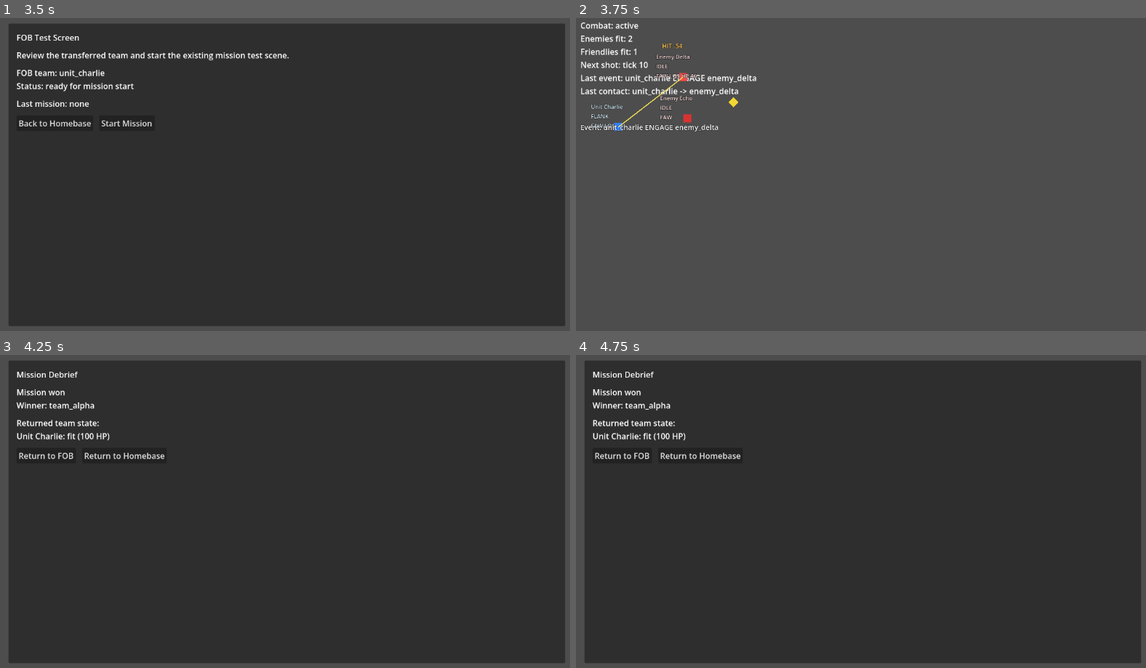
Above: before the commit, frames 1-4 (two rows, left to right).
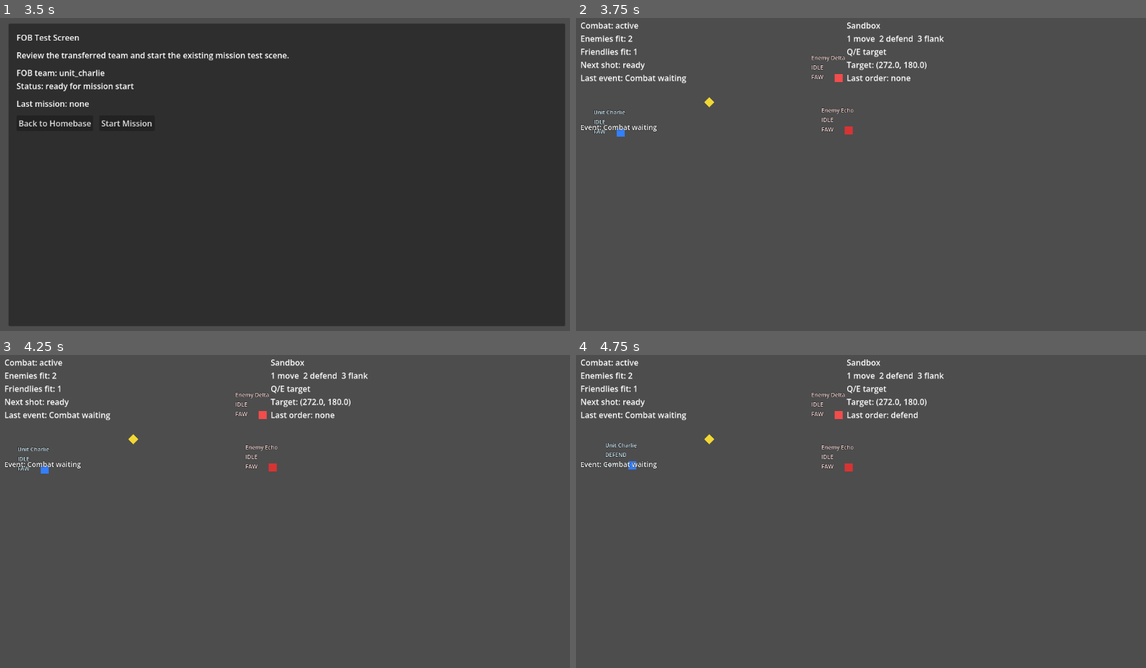
Above: after the commit, the same moments.

Repository: 0klabauta0-jpg/Sternenbuergerchen
Game: Godot game, scene res://scenes/meta/meta_layer_test.tscn
Same seed, same stepped clock (60 frames per second), same inputs: the game is played once before the commit and once after it.
Inputs:
- Up to frame 1 (3.5 s): click "Unit Alpha (unit_alpha / team…" at 0.5 s; click "Unit Bravo (unit_bravo / team…" at 1.25 s; click "Unit Charlie (unit_charlie / …" at 2 s; click "Transfer Team to FOB" at 2.75 s
- Up to frame 2 (3.75 s): click "Start Mission" at 3.5 s
- Up to frame 3 (4.25 s): no input
- Up to frame 4 (4.75 s): tap Enter at 4.25 s; tap 1 at 4.35 s; tap 2 at 4.55 s

Frame 1 is identical in both runs. In frame 2, 2.2% of the frame differs, in the area x 0-65%, y 1-38%; in frame 3, 94%, in the area x 0-100%, y 1-99%; in frame 4, 94%.

Commit message:
Add playable tactical slice test mode

Diff:
--- a/scenes/tests/mission_reactivity_test.tscn
+++ b/scenes/tests/mission_reactivity_test.tscn
@@ -10,6 +10,7 @@
 [ext_resource type="Script" path="res://scripts/tests/mission_test_setup.gd" id="8_setup"]
 [ext_resource type="Script" path="res://scripts/tests/mission_command_flow_driver.gd" id="9_flow"]
 [ext_resource type="Script" path="res://scripts/tests/mission_combat_loop_driver.gd" id="10_combat"]
+[ext_resource type="Script" path="res://scripts/tests/mission_tactical_sandbox_controller.gd" id="11_sandbox"]
 
 [node name="MissionReactivityTest" type="Node2D"]
 
@@ -19,6 +20,13 @@
 offset_right = 520.0
 offset_bottom = 212.0
 text = "Combat: waiting"
+
+[node name="SandboxLabel" type="Label" parent="."]
+offset_left = 544.0
+offset_top = 16.0
+offset_right = 840.0
+offset_bottom = 132.0
+text = "Sandbox"
 
 [node name="SimulationRoot" type="Node" parent="."]
 script = ExtResource("1_simulation")
@@ -40,7 +48,7 @@
 script = ExtResource("6_leader")
 
 [node name="TargetMarker" type="Marker2D" parent="."]
-position = Vector2(320, 180)
+position = Vector2(272, 180)
 
 [node name="TargetVisual" type="Polygon2D" parent="TargetMarker"]
 color = Color(0.95, 0.85, 0.2, 1)
@@ -48,7 +56,7 @@
 
 [node name="UnitAlpha" type="Node2D" parent="."]
 script = ExtResource("7_unit")
-position = Vector2(72, 120)
+position = Vector2(96, 120)
 unit_id = "unit_alpha"
 display_name = "Unit Alpha"
 team_id = "team_alpha"
@@ -59,7 +67,7 @@
 
 [node name="UnitBravo" type="Node2D" parent="."]
 script = ExtResource("7_unit")
-position = Vector2(72, 180)
+position = Vector2(96, 180)
 unit_id = "unit_bravo"
 display_name = "Unit Bravo"
 team_id = "team_alpha"
@@ -70,7 +78,7 @@
 
 [node name="UnitCharlie" type="Node2D" parent="."]
 script = ExtResource("7_unit")
-position = Vector2(72, 240)
+position = Vector2(96, 240)
 unit_id = "unit_charlie"
 display_name = "Unit Charlie"
 team_id = "team_alpha"
@@ -81,7 +89,7 @@
 
 [node name="EnemyDelta" type="Node2D" parent="."]
 script = ExtResource("7_unit")
-position = Vector2(220, 130)
+position = Vector2(528, 132)
 unit_id = "enemy_delta"
 display_name = "Enemy Delta"
 team_id = "team_bravo"
@@ -92,7 +100,7 @@
 
 [node name="EnemyEcho" type="Node2D" parent="."]
 script = ExtResource("7_unit")
-position = Vector2(228, 212)
+position = Vector2(548, 236)
 unit_id = "enemy_echo"
 display_name = "Enemy Echo"
 team_id = "team_bravo"
@@ -110,6 +118,7 @@
 
 [node name="DefendFlowDriver" type="Node" parent="."]
 script = ExtResource("9_flow")
+auto_run_on_ready = false
 commander_command_type = "defend"
 runtime_leader_path = NodePath("../RuntimeLeader")
 event_router_path = NodePath("../EventRouter")
@@ -119,6 +128,7 @@
 
 [node name="MoveFlowDriver" type="Node" parent="."]
 script = ExtResource("9_flow")
+auto_run_on_ready = false
 commander_command_type = "move"
 unit_id = "unit_bravo"
 runtime_leader_path = NodePath("../RuntimeLeader")
@@ -129,6 +139,7 @@
 
 [node name="FlankFlowDriver" type="Node" parent="."]
 script = ExtResource("9_flow")
+auto_run_on_ready = false
 commander_command_type = "flank"
 unit_id = "unit_charlie"
 runtime_leader_path = NodePath("../RuntimeLeader")
@@ -137,9 +148,19 @@
 unit_registry_path = NodePath("../UnitRegistry")
 target_marker_path = NodePath("../TargetMarker")
 
+[node name="SandboxController" type="Node" parent="."]
+script = ExtResource("11_sandbox")
+sandbox_label_path = NodePath("../SandboxLabel")
+target_marker_path = NodePath("../TargetMarker")
+flow_driver_paths = Array[NodePath]([NodePath("../DefendFlowDriver"), NodePath("../MoveFlowDriver"), NodePath("../FlankFlowDriver")])
+target_positions = Array[Vector2]([Vector2(272, 180), Vector2(404, 144), Vector2(428, 248)])
+
 [node name="CombatLoopDriver" type="Node" parent="."]
 script = ExtResource("10_combat")
-contact_range = 220.0
+contact_range = 170.0
+damage_per_hit = 28
+base_hit_chance = 0.4
+ticks_between_attacks = 32
 simulation_root_path = NodePath("../SimulationRoot")
 status_label_path = NodePath("../StatusLabel")
 friendly_unit_paths = Array[NodePath]([NodePath("../UnitAlpha"), NodePath("../UnitBravo"), NodePath("../UnitCharlie")])
--- a/scripts/core/simulation_root.gd
+++ b/scripts/core/simulation_root.gd
@@ -200,6 +200,9 @@
 
 	if not (unit is Node2D):
 		push_warning("SimulationRoot move command expects a Node2D-compatible unit.")
+		return
+
+	if not _is_current_move_command(unit, cmd):
 		return
 
 	if unit.has_method("set_target_position"):
@@ -321,6 +324,25 @@
 	return _resolve_unit(attacker_unit_id)
 
 
+func _is_current_move_command(unit, cmd: Dictionary) -> bool:
+	if unit == null or not unit.has_method("get_current_unit_command"):
+		return true
+
+	var current_command = unit.call("get_current_unit_command")
+	if current_command == null or not current_command.has_method("get"):
+		return true
+
+	if String(current_command.get("command_type")) != "move_to_position":
+		return false
+
+	var current_target_position: Variant = current_command.get("target_position")
+	var queued_target_position: Variant = cmd.get("target_position", null)
+	if typeof(current_target_position) == TYPE_VECTOR2 and typeof(queued_target_position) == TYPE_VECTOR2:
+		return current_target_position.distance_to(queued_target_position) <= 0.01
+
+	return true
+
+
 func _extract_unit_cover_score(unit) -> float:
 	if unit == null or not unit.has_method("get_cover_score"):
 		return 0.0
--- a/scripts/tests/mission_command_flow_driver.gd
+++ b/scripts/tests/mission_command_flow_driver.gd
@@ -35,28 +35,48 @@
 		run_flow()
 
 
-func run_flow() -> void:
+func run_flow() -> bool:
 	if _has_run_flow:
-		return
+		return false
+
+	var did_issue: bool = issue_command()
+	if did_issue:
+		_has_run_flow = true
+
+	return did_issue
+
+
+func issue_command(command_type_override: String = "", target_position_override = null) -> bool:
+	var resolved_command_type: String = commander_command_type
+	if not command_type_override.is_empty():
+		resolved_command_type = command_type_override
 
 	var runtime_leader = get_node_or_null(runtime_leader_path)
 	var target_marker = get_node_or_null(target_marker_path)
-	if runtime_leader == null or not (target_marker is Node2D):
-		push_warning("MissionCommandFlowDriver requires a RuntimeLeader and a Node2D target marker.")
-		return
+	if runtime_leader == null:
+		push_warning("MissionCommandFlowDriver requires a direct RuntimeLeader reference.")
+		return false
+
+	var resolved_target_position = target_position_override
+	if resolved_target_position == null:
+		if not (target_marker is Node2D):
+			push_warning("MissionCommandFlowDriver requires a Node2D target marker when no target override is provided.")
+			return false
+
+		resolved_target_position = target_marker.position
 
 	var command = COMMANDER_COMMAND_SCRIPT.new()
-	command.command_type = commander_command_type
+	command.command_type = resolved_command_type
 	command.priority = 10
 	command.unit_id = unit_id
 	command.team_id = team_id
-	command.target_position = target_marker.position
+	command.target_position = resolved_target_position
 	if not bool(command.call("is_valid")):
 		push_warning("MissionCommandFlowDriver could not build a valid CommanderCommand.")
-		return
+		return false
 
-	_has_run_flow = true
 	runtime_leader.call("command", command.call("to_dict"))
+	return true
 
 
 func _on_runtime_leader_command_issued(order: Dictionary) -> void:
--- /dev/null
+++ b/scripts/tests/mission_tactical_sandbox_controller.gd
@@ -0,0 +1,107 @@
+extends Node
+
+@export var sandbox_label_path: NodePath
+@export var target_marker_path: NodePath
+@export var flow_driver_paths: Array[NodePath] = []
+@export var target_positions: Array[Vector2] = []
+
+var _current_target_index: int = 0
+var _last_order_name: String = "none"
+
+
+func _ready() -> void:
+	if target_positions.is_empty():
+		var target_marker = get_node_or_null(target_marker_path)
+		if target_marker is Node2D:
+			target_positions.append(target_marker.position)
+
+	_sync_target_marker()
+	_update_sandbox_label()
+
+
+func _unhandled_input(event: InputEvent) -> void:
+	if not (event is InputEventKey):
+		return
+
+	var key_event: InputEventKey = event
+	if not key_event.pressed or key_event.echo:
+		return
+
+	match key_event.keycode:
+		KEY_1:
+			issue_move()
+		KEY_2:
+			issue_defend()
+		KEY_3:
+			issue_flank()
+		KEY_Q:
+			cycle_target(-1)
+		KEY_E, KEY_TAB:
+			cycle_target(1)
+
+
+func issue_move() -> int:
+	return _issue_team_command("move")
+
+
+func issue_defend() -> int:
+	return _issue_team_command("defend")
+
+
+func issue_flank() -> int:
+	return _issue_team_command("flank")
+
+
+func cycle_target(step: int = 1) -> void:
+	if target_positions.is_empty():
+		return
+
+	_current_target_index = wrapi(_current_target_index + step, 0, target_positions.size())
+	_sync_target_marker()
+	_update_sandbox_label()
+
+
+func get_current_target_position() -> Vector2:
+	if target_positions.is_empty():
+		return Vector2.ZERO
+
+	return target_positions[_current_target_index]
+
+
+func _issue_team_command(command_type: String) -> int:
+	var issued_count: int = 0
+	for flow_driver_path in flow_driver_paths:
+		var flow_driver = get_node_or_null(flow_driver_path)
+		if flow_driver == null or not flow_driver.has_method("issue_command"):
+			continue
+
+		if bool(flow_driver.call("issue_command", command_type, get_current_target_position())):
+			issued_count += 1
+
+	if issued_count > 0:
+		_last_order_name = command_type
+
+	_update_sandbox_label()
+	return issued_count
+
+
+func _sync_target_marker() -> void:
+	var target_marker = get_node_or_null(target_marker_path)
+	if not (target_marker is Node2D) or target_positions.is_empty():
+		return
+
+	target_marker.position = get_current_target_position()
+
+
+func _update_sandbox_label() -> void:
+	var sandbox_label = get_node_or_null(sandbox_label_path)
+	if sandbox_label == null:
+		return
+
+	var lines: PackedStringArray = []
+	lines.append("Sandbox")
+	lines.append("1 move  2 defend  3 flank")
+	lines.append("Q/E target")
+	lines.append("Target: %s" % str(get_current_target_position()))
+	lines.append("Last order: %s" % _last_order_name)
+	sandbox_label.text = "\n".join(lines)
Not shown: 1 places in scenes/tests/mission_reactivity_test.tscn that only renumber resources
Not shown, changed: docs/IMPLEMENTATION_STATUS.md
